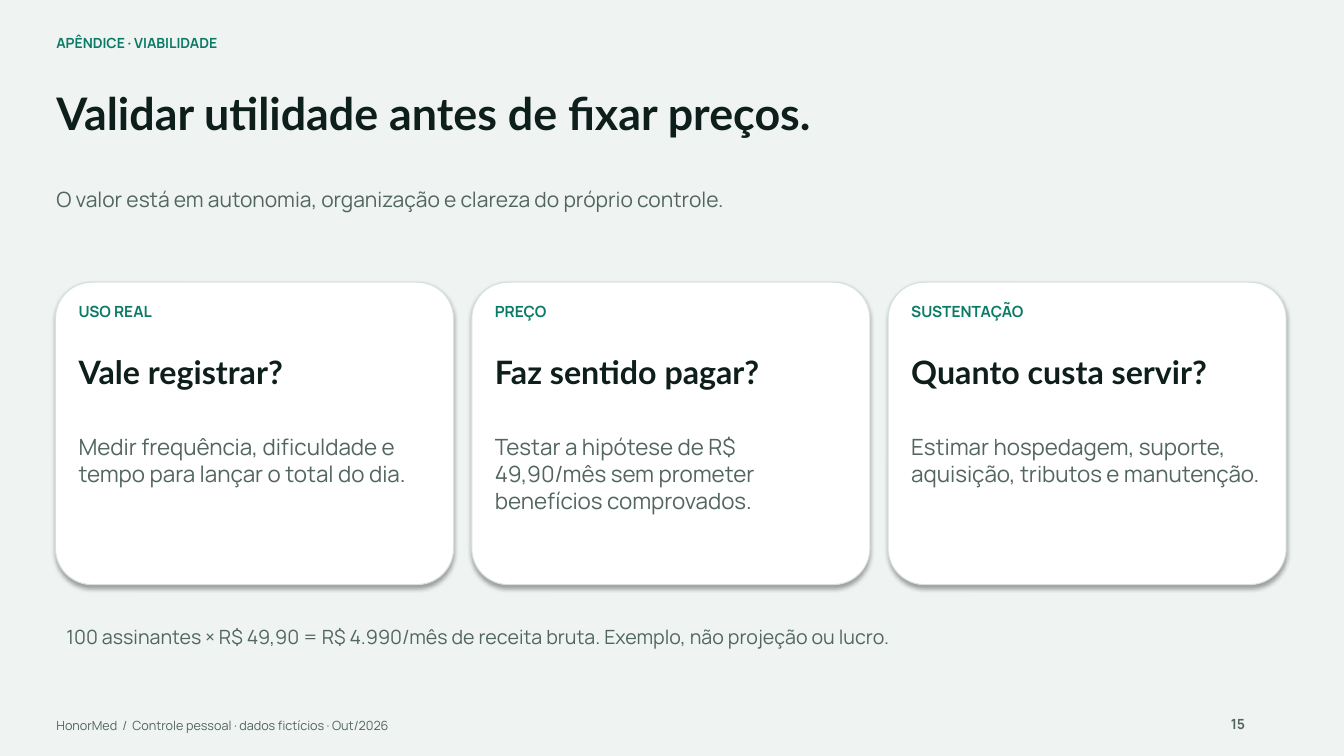
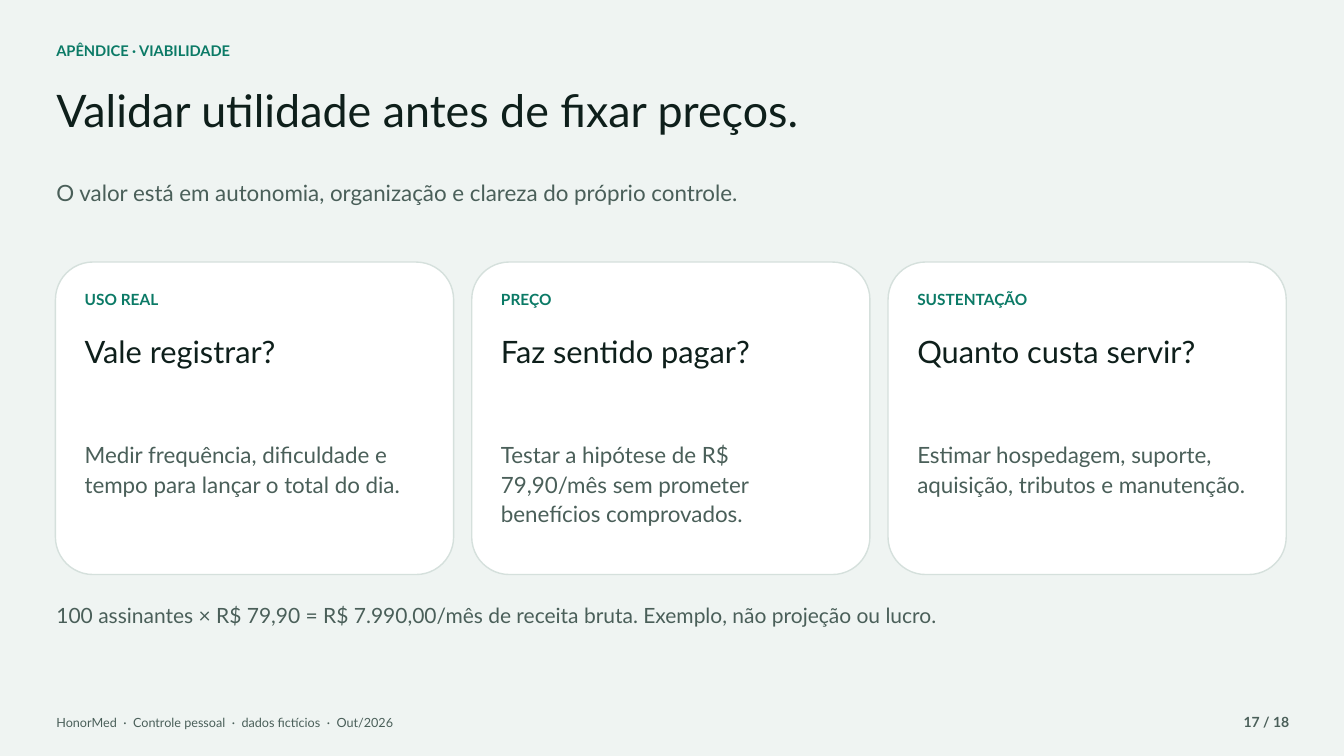
Before and after one commit to Gor0d/HonorMed, a slide deck: slide 17 of docs/apresentacao/HonorMed_Apresentacao_Medicos.pptx (slide 15 before the commit). Drawn at 1344x756 pixels with LibreOffice and Linux fonts; fonts in the diff are those of the drawing. Boxes give left, top, right and bottom in pixels: in the first picture for what was removed or moved away, otherwise in the second. Text is boxed around its words. In the diff, an @@ line names an element or a change of style, - is before the commit and + after.

```diff
--- a/docs/apresentacao/HonorMed_Apresentacao_Medicos.pptx
+++ b/docs/apresentacao/HonorMed_Apresentacao_Medicos.pptx
@@ text "APÊNDICE · VIABILIDADE" at (x1=56, y1=43, x2=230, y2=56): size 10 to 10.5 pt, font Manrope to Lato; line spacing 1 to 1.1; less space between paragraphs @@
@@ text "Validar utilidade antes de fixar ..." at (x1=56, y1=94, x2=799, y2=135): bold off; less space between paragraphs @@
@@ text "O valor está em autonomia, ..." at (x1=56, y1=184, x2=737, y2=205): size 15 to 16 pt, font Manrope to Lato, text colour #52655F to #4A5F59; line spacing 1 to 1.1; less space between paragraphs @@
@@ rounded rectangle resized from (x1=55, y1=282, x2=454, y2=585) to (x1=55, y1=262, x2=454, y2=575) @@
@@ rounded rectangle resized from (x1=472, y1=282, x2=870, y2=585) to (x1=472, y1=262, x2=870, y2=575) @@
@@ outline #D5E0DC 0.75 pt to #D5E0DC 1 pt; shadow off in 3 elements at (x1=55, y1=262, x2=454, y2=575), (x1=472, y1=262, x2=870, y2=575), (x1=888, y1=262, x2=1287, y2=575) @@
@@ rounded rectangle resized from (x1=888, y1=282, x2=1287, y2=585) to (x1=888, y1=262, x2=1287, y2=575) @@
@@ text "USO REAL" moved from (x1=79, y1=305, x2=152, y2=318) to (x1=85, y1=293, x2=158, y2=305) @@
@@ font Manrope to Lato; line spacing 1 to 1.1; less space between paragraphs in 3 elements at (x1=85, y1=293, x2=158, y2=305), (x1=917, y1=291, x2=1027, y2=308), (x1=501, y1=293, x2=552, y2=308) @@
@@ text "PREÇO" moved from (x1=495, y1=305, x2=547, y2=321) to (x1=501, y1=293, x2=552, y2=308) @@
@@ text "SUSTENTAÇÃO" moved from (x1=911, y1=303, x2=1023, y2=321) to (x1=917, y1=291, x2=1027, y2=308) @@
@@ text "Vale registrar?" moved from (x1=79, y1=360, x2=283, y2=390) to (x1=85, y1=340, x2=276, y2=369) @@
@@ size 23 to 22 pt, bold off; less space between paragraphs in 3 elements at (x1=917, y1=340, x2=1196, y2=368), (x1=85, y1=340, x2=276, y2=369), (x1=501, y1=340, x2=750, y2=369) @@
@@ text "Faz sentido pagar?" moved from (x1=495, y1=360, x2=760, y2=390) to (x1=501, y1=340, x2=750, y2=369) @@
@@ text "Quanto custa servir?" moved from (x1=911, y1=360, x2=1207, y2=389) to (x1=917, y1=340, x2=1196, y2=368) @@
@@ text "Medir frequência, dificuldade e tempo ..." at (x1=85, y1=446, x2=400, y2=497): font Manrope to Lato, text colour #52655F to #4A5F59; line spacing 1 to 1.1; less space between paragraphs @@
@@ text at (x1=501, y1=444, x2=749, y2=526): text changed; font Manrope to Lato; text colour #52655F to #4A5F59 @@
-Testar a hipótese de R$ 49,90/mês sem prometer benefícios comprovados.
+Testar a hipótese de R$ 79,90/mês sem prometer benefícios comprovados.
@@ text "Estimar hospedagem, suporte, aquisição, tributos ..." at (x1=917, y1=446, x2=1245, y2=497): font Manrope to Lato, text colour #52655F to #4A5F59; line spacing 1 to 1.1; less space between paragraphs @@
@@ text "Estimar hospedagem, suporte, aquisição, tributos ..." moved from (x1=911, y1=439, x2=1259, y2=488) to (x1=917, y1=446, x2=1245, y2=497) @@
@@ text at (x1=56, y1=606, x2=937, y2=627): text changed; size 14 to 15 pt; font Manrope to Lato; text colour #52655F to #4A5F59 @@
-100 assinantes × R$ 49,90 = R$ 4.990/mês de receita bruta. Exemplo, não projeção ou lucro.
+100 assinantes × R$ 79,90 = R$ 7.990,00/mês de receita bruta. Exemplo, não projeção ou lucro.
@@ text at (x1=56, y1=717, x2=394, y2=729): text changed; font Manrope to Lato; text colour #52655F to #4A5F59 @@
-HonorMed / Controle pessoal · dados fictícios · Out/2026
+HonorMed · Controle pessoal · dados fictícios · Out/2026
@@ text removed at (x1=1231, y1=719, x2=1245, y2=729) @@
-15
@@ text added at (x1=1244, y1=717, x2=1289, y2=727), 10 pt, text #4A5F59, bold @@
+17 / 18
```
Also in this commit, not shown: 15 other slides changed, 2 slides added, 10 other files.
